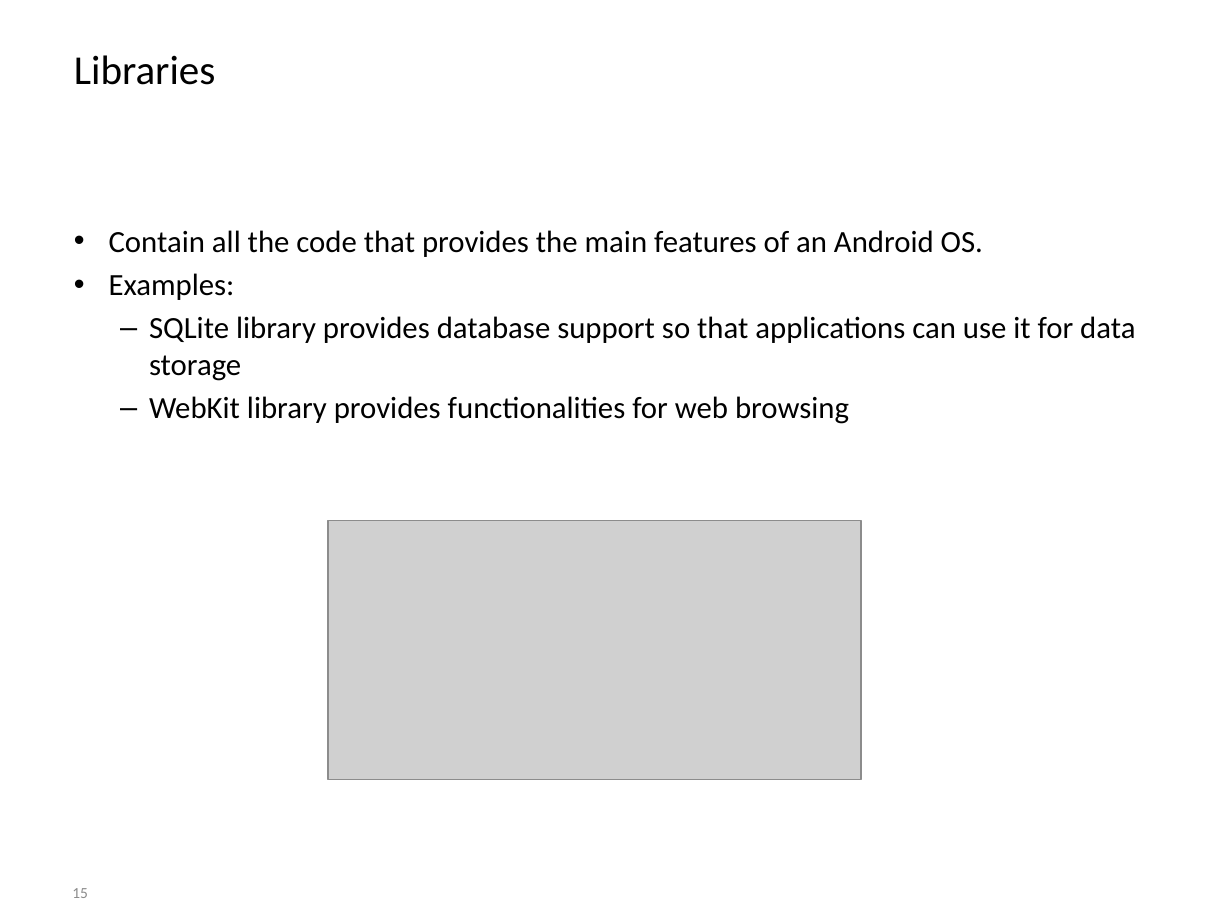
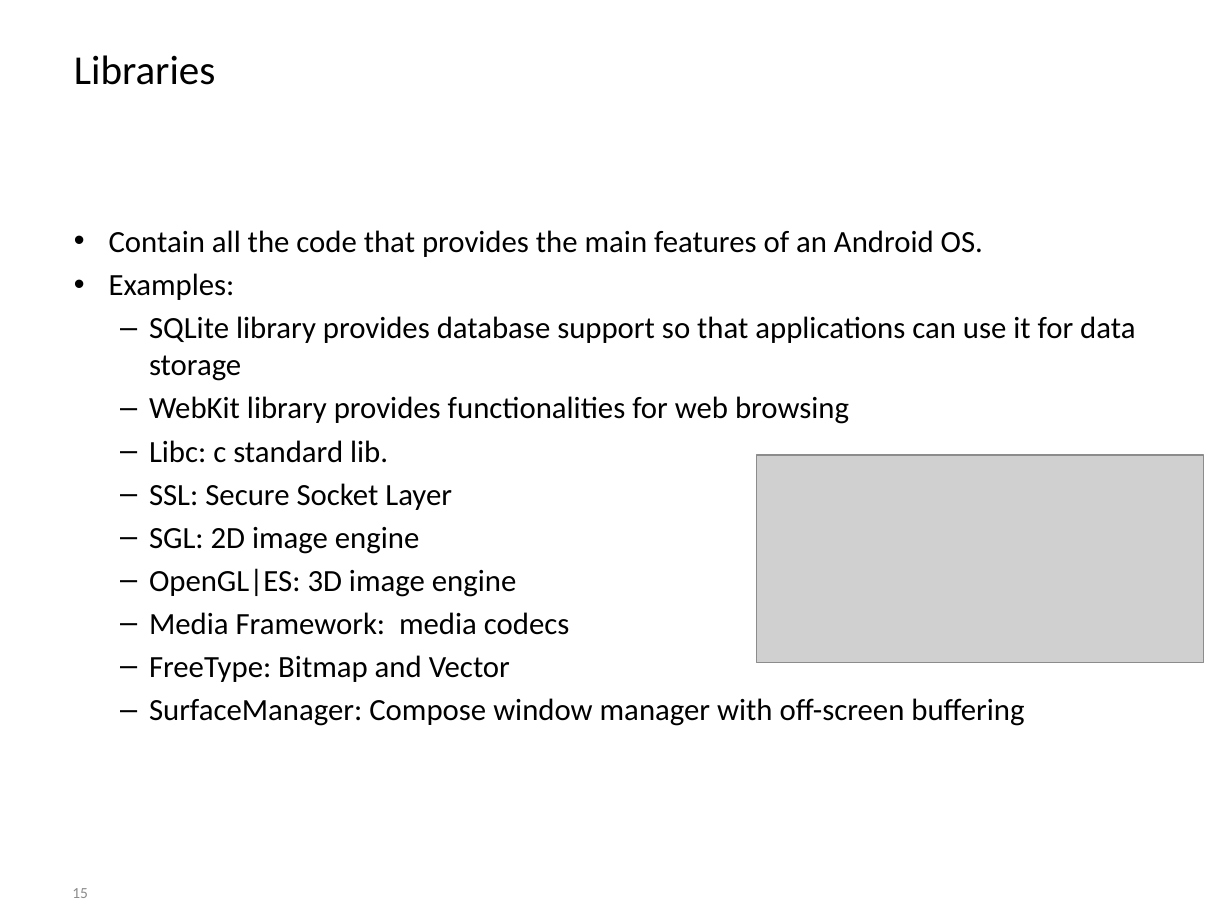
Before and after one commit to BioBoost/android_development_course, a slide deck: slide 15 of slides/chapter1_getting_started.pptx. Drawn at 1232x924 pixels with LibreOffice and Linux fonts; fonts in the diff are those of the drawing; grey boxes stand for pictures; background and template pictures are left out. Boxes give left, top, right and bottom in pixels: in the first picture for what was removed or moved away, otherwise in the second. Text is boxed around its words. In the diff, an @@ line names an element or a change of style, - is before the commit and + after.

```diff
--- a/slides/chapter1_getting_started.pptx
+++ b/slides/chapter1_getting_started.pptx
@@ text at box(149, 440, 1024, 726): paragraphs added @@
+  – Libc: c standard lib.
+  – SSL: Secure Socket Layer
+  – SGL: 2D image engine
+  – OpenGL|ES: 3D image engine
+  – Media Framework: media codecs
+  – FreeType: Bitmap and Vector
+  – SurfaceManager: Compose window manager with off-screen buffering
@@ picture: place and size @@
-picture at box(328, 520, 861, 779)
+picture at box(756, 455, 1204, 663)
```
Also in this commit, not shown: 3 other slides changed, 1 slide removed, 6 other files.
